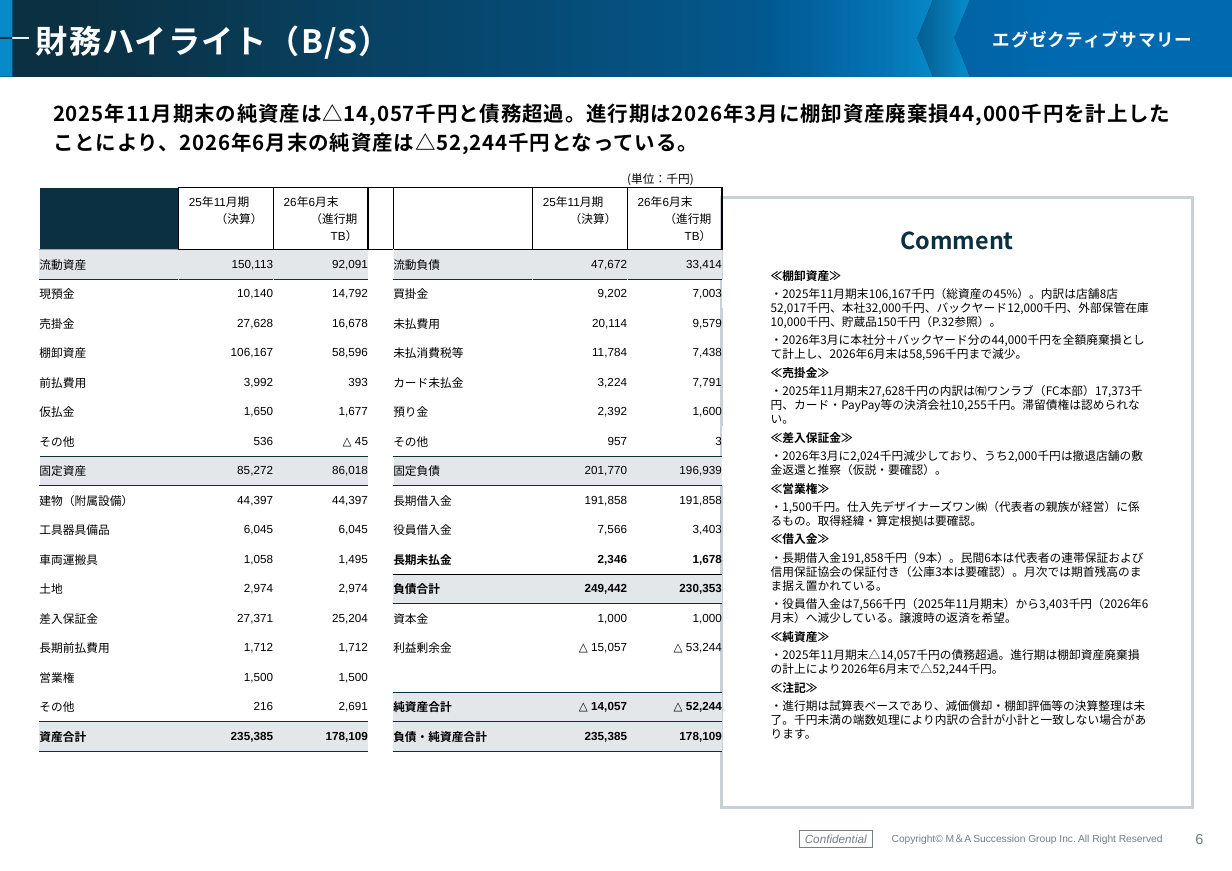
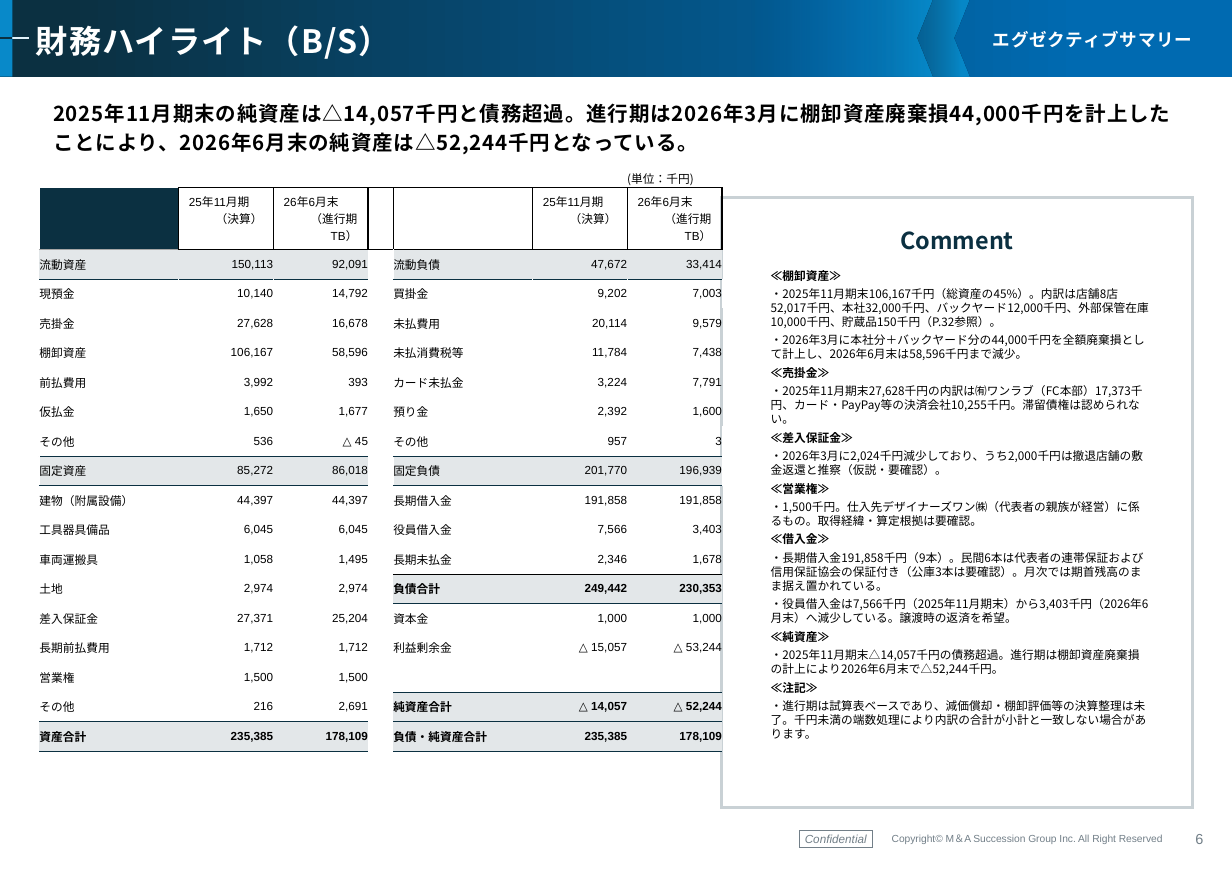
Before and after one commit to keisuketagaito/github-1st, a slide deck: slide 7 of LUXAS株式会社/企業概要書_LUXAS株式会社_20260923.pptx. Drawn at 1232x871 pixels with LibreOffice and Linux fonts; fonts in the diff are those of the drawing; background and template pictures are left out. Boxes give left, top, right and bottom in pixels: in the first picture for what was removed or moved away, otherwise in the second. Text is boxed around its words. In the diff, an @@ line names an element or a change of style, - is before the commit and + after.

```diff
--- a/LUXAS株式会社/企業概要書_LUXAS株式会社_20260923.pptx
+++ b/LUXAS株式会社/企業概要書_LUXAS株式会社_20260923.pptx
@@ table at (39,169,711,746) @@
@@ bold off in "長期未払金", "2,346", "1,678" @@
```
Also in this commit, not shown: 5 other slides changed, 5 other files.
